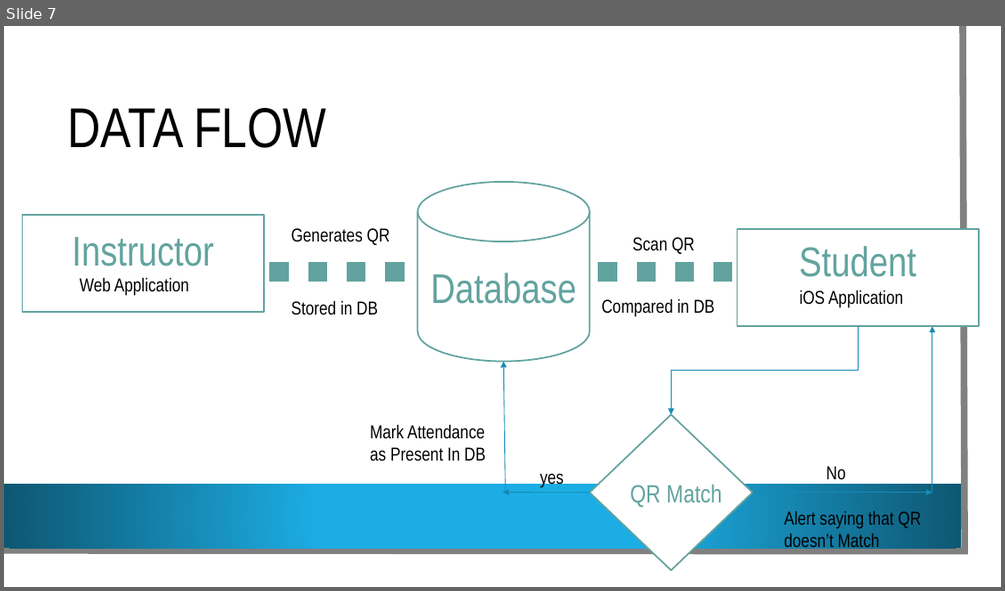
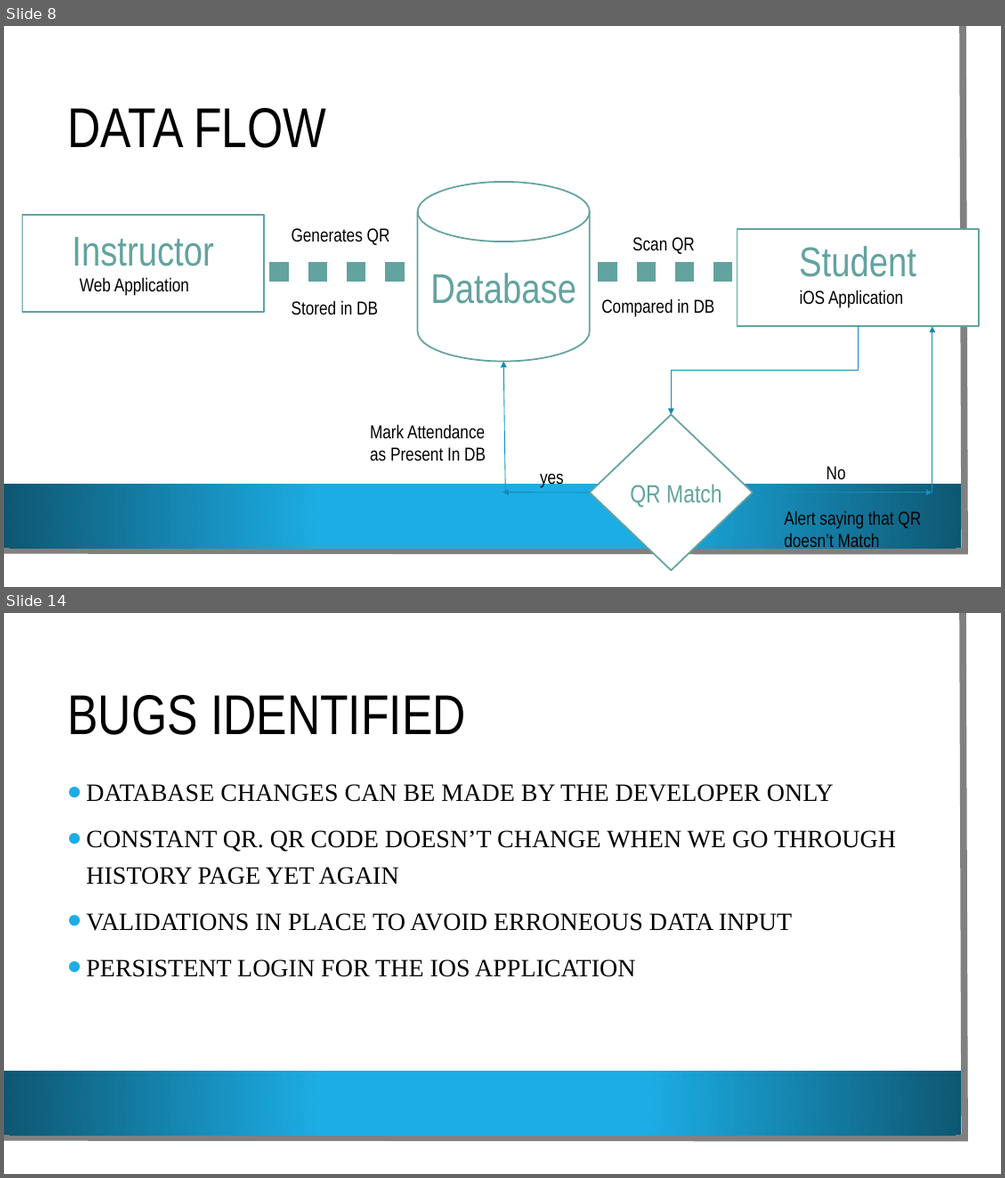
Before and after one commit to VamsiDevalla/Student-Attendance-Tracking, a slide deck: final ppt.pptx. Shown one above the other, each under a label of ours: slide 7 before the commit, slides 8 and 14 after it; the slides between them are not shown. The pictures are 1005x591 and 1005x1178 pixels, drawn with LibreOffice and Linux fonts; fonts in the diff are those of the drawing; background and template pictures are left out. Boxes give left, top, right and bottom in pixels: in the first picture for what was removed or moved away, otherwise in the second. Text is boxed around its words. In the diff, an @@ line names an element or a change of style, - is before the commit and + after.

```diff
--- a/final ppt.pptx
+++ b/final ppt.pptx
@@ slide 14 added at (4, 613, 1001, 1174), background picture (left out); not listed: 3 template elements that a slide beside it also shows @@
@@ title added at (67, 695, 466, 735), 54 pt, text #000000 @@
+BUGS IDENTIFIED
@@ text added at (86, 784, 896, 977), 24 pt, text #000000 @@
+• DATABASE CHANGES CAN BE MADE BY THE DEVELOPER ONLY
+• CONSTANT QR. QR CODE DOESN’T CHANGE WHEN WE GO THROUGH HISTORY PAGE YET AGAIN
+• VALIDATIONS IN PLACE TO AVOID ERRONEOUS DATA INPUT
+• PERSISTENT LOGIN FOR THE IOS APPLICATION
@@ what was slide 7 is now slide 8 @@
```
Also in this commit, not shown: 4 slides changed, 4 other slides added, 1 slide removed.
